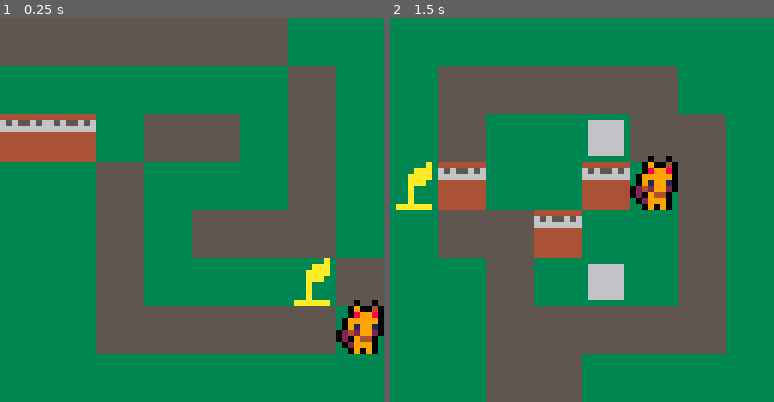
Above: before the commit, frames 1-2 (left to right).
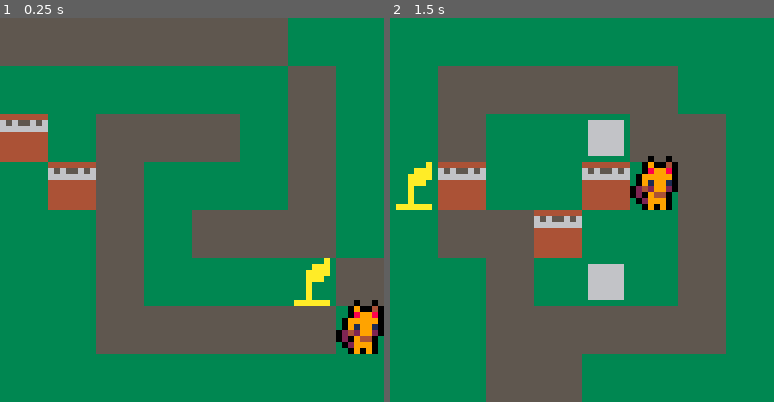
Above: after the commit, the same moments.

Repository: konata-chan404/Kitty-Kondo
Game: PICO-8 cartridge game.p8
The game is run twice, just before and just after one commit, with the same random seed, the same clock (stepped at 60 frames per second) and the same inputs.
Inputs:
- Up to frame 1 (0.25 s): no input
- Up to frame 2 (1.5 s): tap X (X key) at 0.33, 1.07 s; tap O (Z key) at 0.7 s

The runs differ from the first frame. In frame 1, 4.7% of the frame differs, in the area x 12-38%, y 25-50%; in frame 2, nothing differs.

Commit message:
Update game.p8

Diff:
--- a/game.p8
+++ b/game.p8
@@ -571,8 +571,8 @@
 __map__
 0505050505050404080505050505050504040505040404040404040405000000000000000000000000000000000000000000000000000000000000000000000000000000000000000000000000000000000000000000000000000000000000000000000000000000000000000000000000000000000000000000000000000000
 0504040404050404080504040404040405040505040505050505040405000000000000000000000000000000000000000000000000000000000000000000000000000000000000000000000000000000000000000000000000000000000000000000000000000000000000000000000000000000000000000000000000000000
-0504030305050505080503030405050405040505040504040705050405000000000000000000000000000000000000000000000000000000000000000000000000000000000000000000000000000000000000000000000000000000000000000000000000000000000000000000000000000000000000000000000000000000
-0504030407040405080504040504040405040505060304040304050405000000000000000000000000000000000000000000000000000000000000000000000000000000000000000000000000000000000000000000000000000000000000000000000000000000000000000000000000000000000000000000000000000000
+0504030305050505080503040505050405040505040504040705050405000000000000000000000000000000000000000000000000000000000000000000000000000000000000000000000000000000000000000000000000000000000000000000000000000000000000000000000000000000000000000000000000000000
+0504030407040405080504030504040405040505060304040304050405000000000000000000000000000000000000000000000000000000000000000000000000000000000000000000000000000000000000000000000000000000000000000000000000000000000000000000000000000000000000000000000000000000
 0505040507050405080504040504050505040505040505030404050405000000000000000000000000000000000000000000000000000000000000000000000000000000000000000000000000000000000000000000000000000000000000000000000000000000000000000000000000000000000000000000000000000000
 0507040404050405080504040504040406050505040405040704050405000000000000000000000000000000000000000000000000000000000000000000000000000000000000000000000000000000000000000000000000000000000000000000000000000000000000000000000000000000000000000000000000000000
 0504040404040405080504040505050505040505040405050505050405000000000000000000000000000000000000000000000000000000000000000000000000000000000000000000000000000000000000000000000000000000000000000000000000000000000000000000000000000000000000000000000000000000
